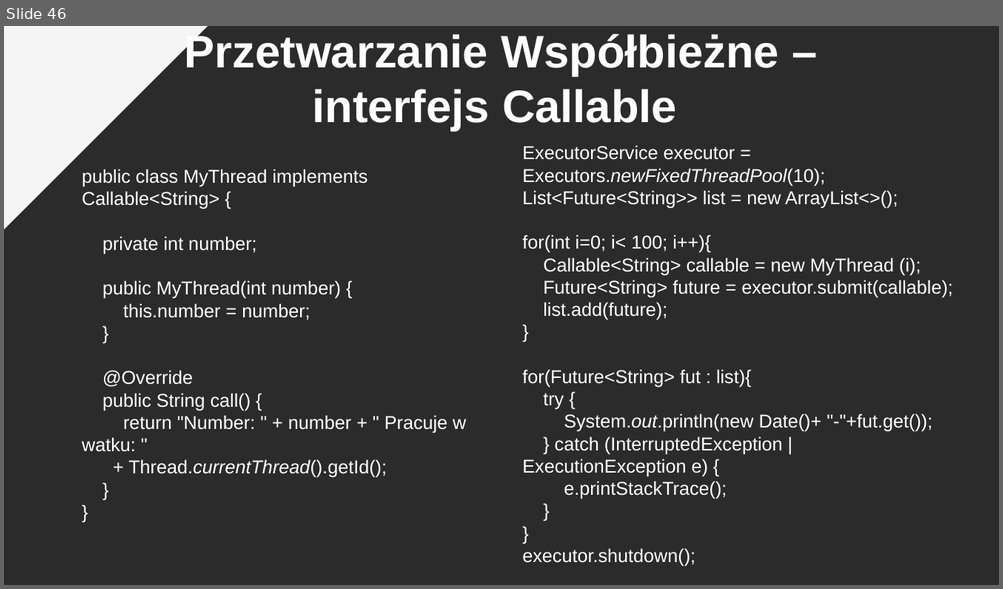
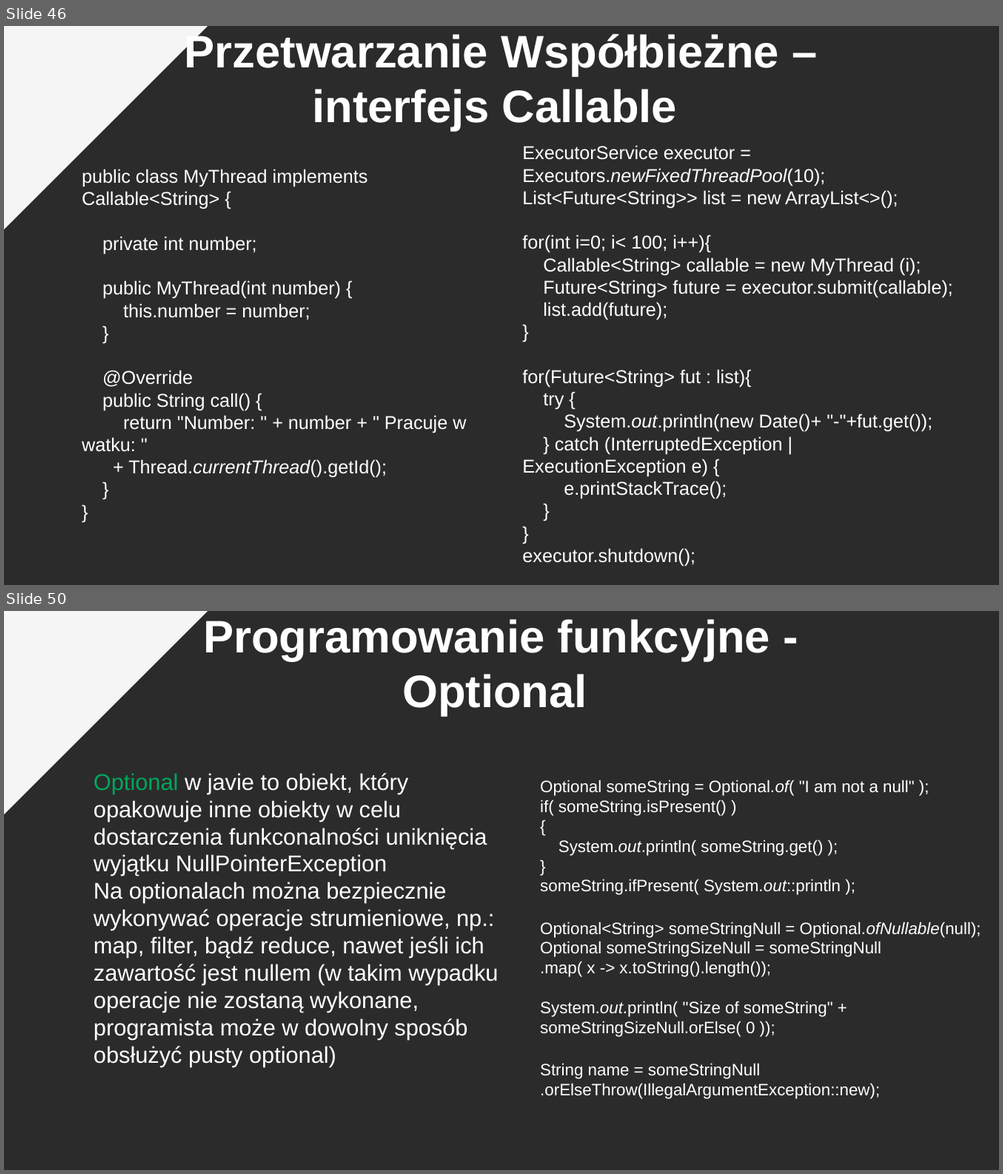
Before and after one commit to pkrajnik/WprowadzenieDoJava4Zajecia, a slide deck: WprowadzenieDoJezykaJAVA_v2_PiotrKrajnik.pptx. Shown one above the other, each under a label of ours: slide 46 before the commit, slides 46 and 50 after it; the slides between them are not shown. The pictures are 1003x589 and 1003x1174 pixels, drawn with LibreOffice and Linux fonts; fonts in the diff are those of the drawing; background and template pictures are left out; a plain dark background stands for a picture behind light text. Boxes give left, top, right and bottom in pixels: in the first picture for what was removed or moved away, otherwise in the second. Text is boxed around its words. In the diff, an @@ line names an element or a change of style, - is before the commit and + after.

```diff
--- a/WprowadzenieDoJezykaJAVA_v2_PiotrKrajnik.pptx
+++ b/WprowadzenieDoJezykaJAVA_v2_PiotrKrajnik.pptx
@@ slide 50 added at box(4, 611, 999, 1170), background picture (left out); not listed: 1 template element that a slide beside it also shows @@
@@ text added at box(203, 619, 770, 716), 44 pt, text #FFFFFF, bold @@
+Programowanie funkcyjne - Optional
@@ text added at box(94, 773, 498, 1068), 22 pt, text #FFFFFF @@
+Optional w javie to obiekt, który opakowuje inne obiekty w celu dostarczenia funkconalności uniknięcia wyjątku NullPointerException
+Na optionalach można bezpiecznie wykonywać operacje strumieniowe, np.: map, filter, bądź reduce, nawet jeśli ich zawartość jest nullem (w takim wypadku operacje nie zostaną wykonane, programista może w dowolny sposób obsłużyć pusty optional)
@@ text added at box(540, 780, 981, 1099), 16 pt, text #FFFFFF @@
+Optional someString = Optional.of( "I am not a null" );
+if( someString.isPresent() )
+{
+System.out.println( someString.get() );
+}
+someString.ifPresent( System.out::println );
+Optional<String> someStringNull = Optional.ofNullable(null);
+Optional someStringSizeNull = someStringNull
+.map( x -> x.toString().length());
+System.out.println( "Size of someString" + someStringSizeNull.orElse( 0 ));
+String name = someStringNull
+.orElseThrow(IllegalArgumentException::new);
```
Also in this commit, not shown: 2 slides changed, 3 other slides added.
